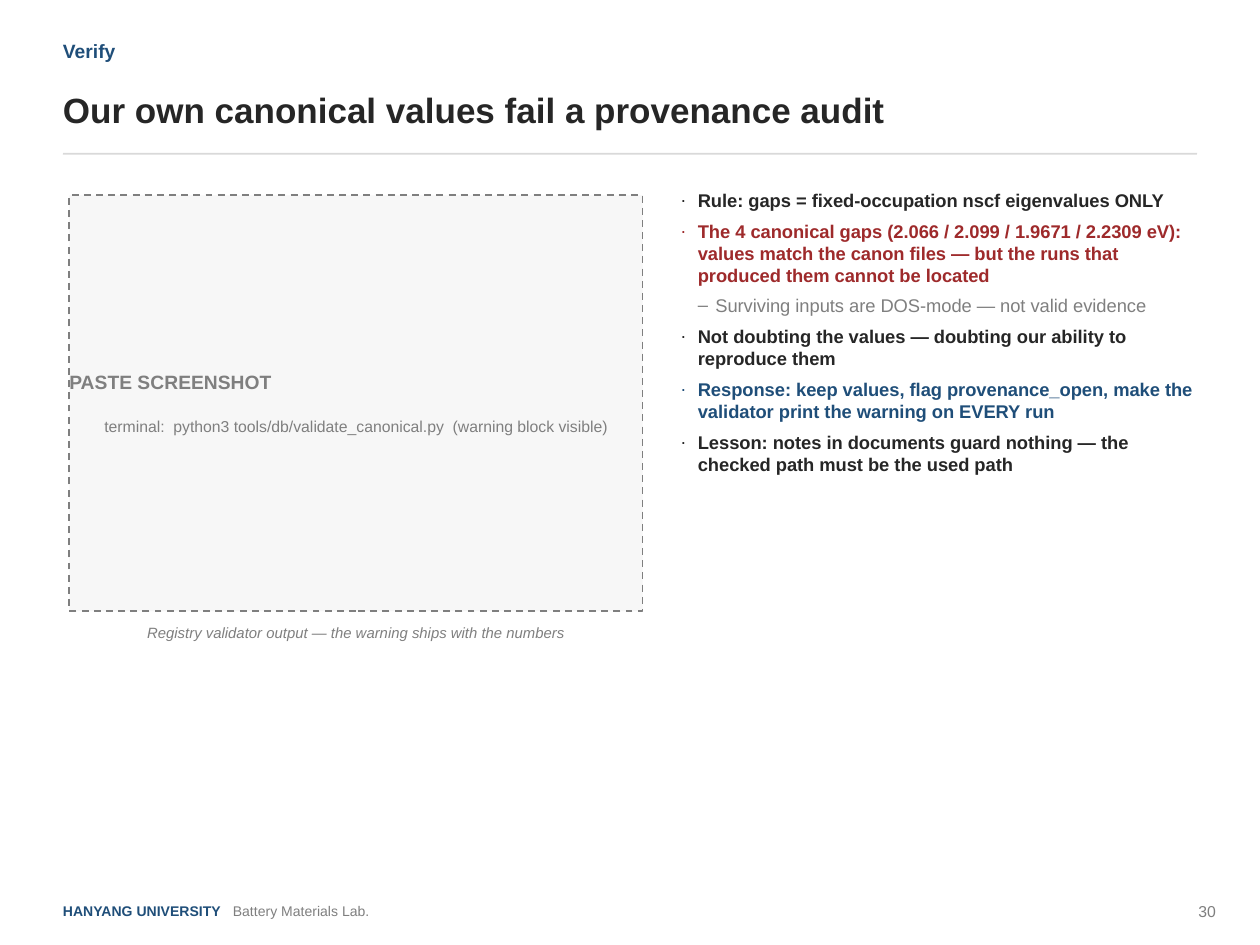
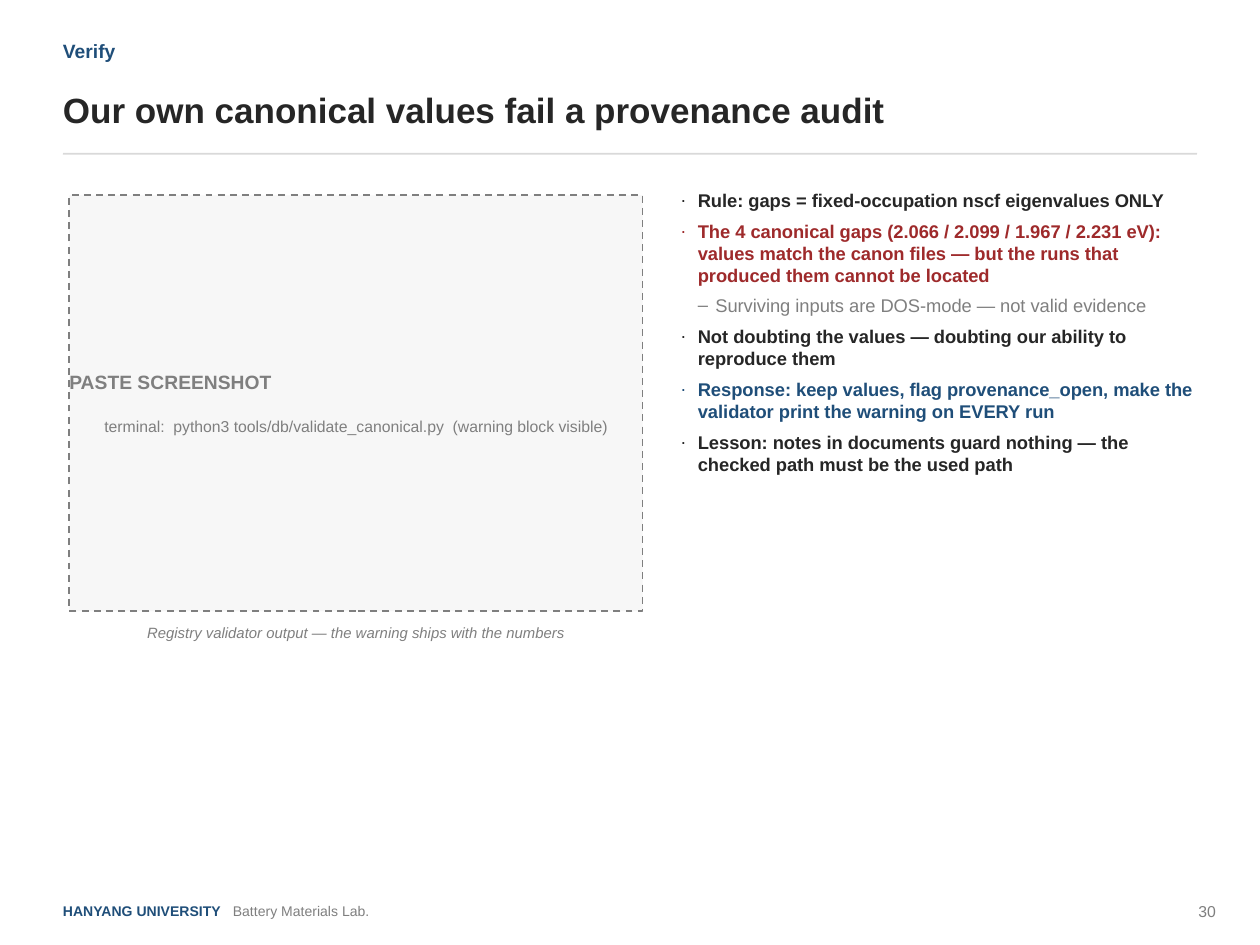
Before and after one commit to yonghoon7153-source/Yonghoon-DEM-DFT, a slide deck: slide 30 of kb/seminars/Research_Seminar_2026_08_v3.pptx. Drawn at 1260x945 pixels with LibreOffice and Linux fonts; fonts in the diff are those of the drawing. Boxes give left, top, right and bottom in pixels: in the first picture for what was removed or moved away, otherwise in the second. Text is boxed around its words. In the diff, an @@ line names an element or a change of style, - is before the commit and + after.

```diff
--- a/kb/seminars/Research_Seminar_2026_08_v3.pptx
+++ b/kb/seminars/Research_Seminar_2026_08_v3.pptx
@@ text at box(698, 224, 1162, 286): text changed @@
-· The 4 canonical gaps (2.066 / 2.099 / 1.9671 / 2.2309 eV): values match the canon files — but the runs that produced them cannot be located
+· The 4 canonical gaps (2.066 / 2.099 / 1.967 / 2.231 eV): values match the canon files — but the runs that produced them cannot be located
```
Also in this commit, not shown: 34 other slides changed, 1 slide added, 1 other file.
